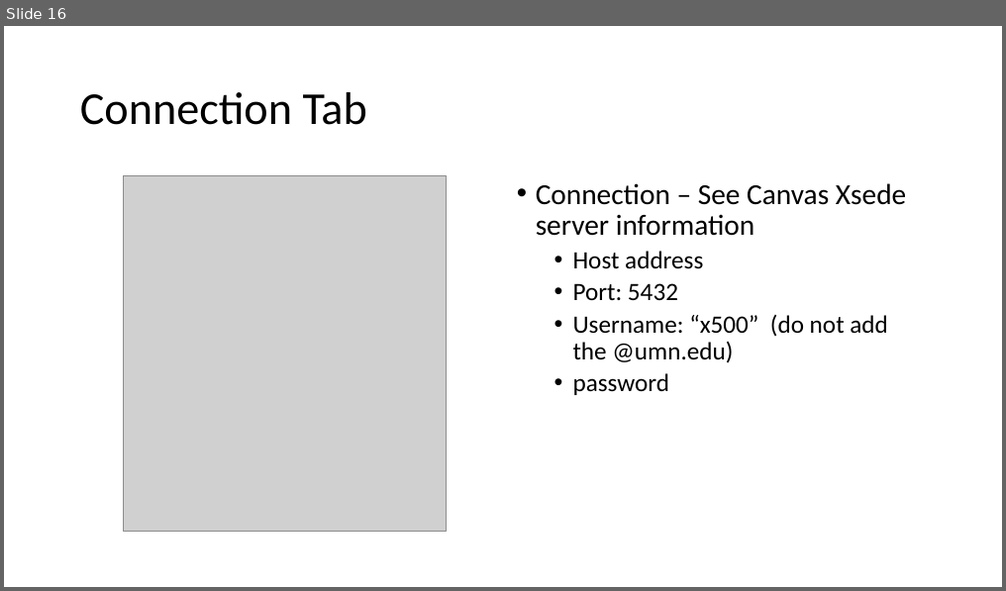
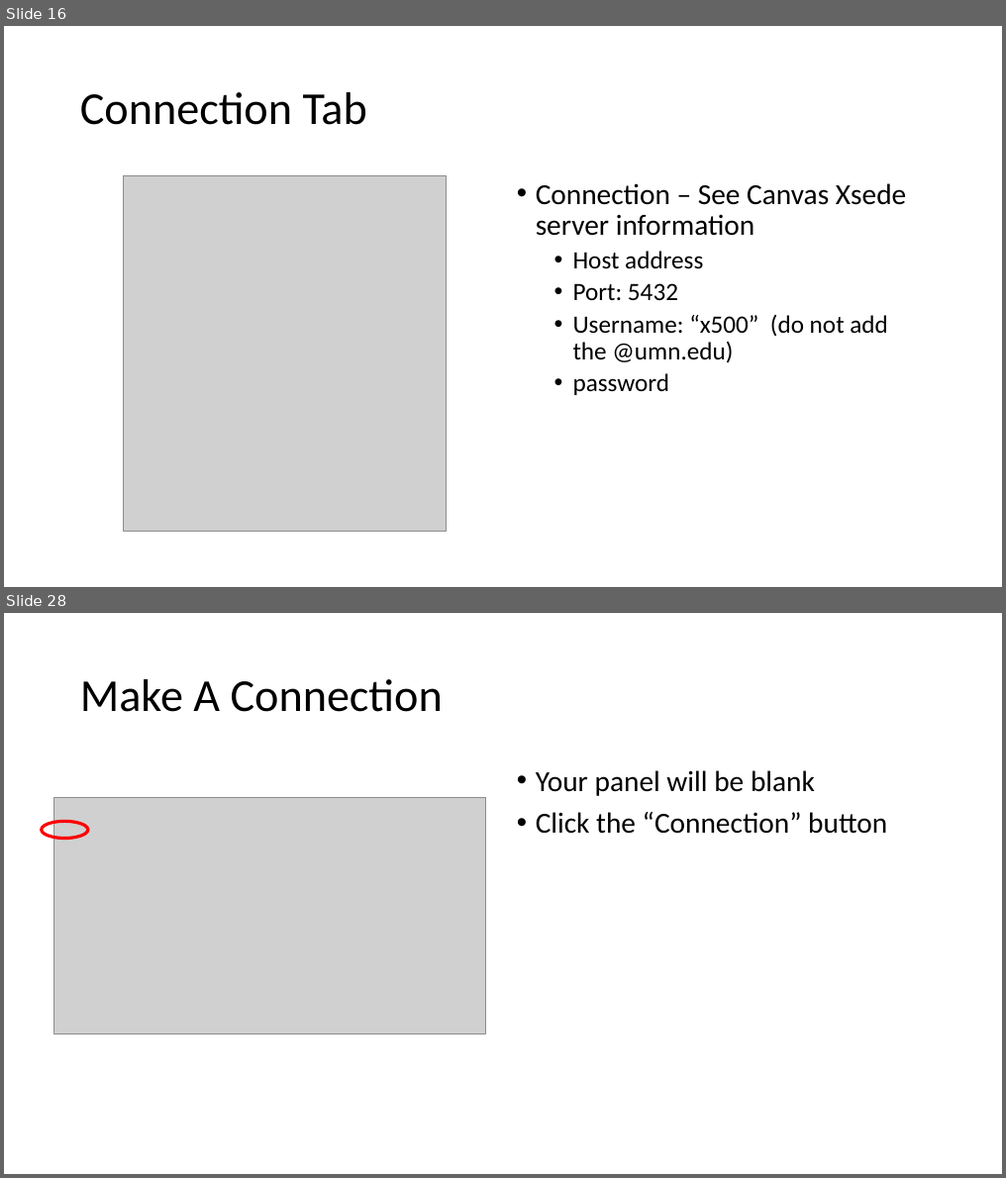
Before and after one commit to MGIS-UMN/GIS5577_week1, a slide deck: Installing Database Clients.odp. Shown one above the other, each under a label of ours: slide 16 before the commit, slides 16 and 28 after it; the slides between them are not shown. The pictures are 1006x591 and 1006x1178 pixels, drawn with LibreOffice and Linux fonts; fonts in the diff are those of the drawing; grey boxes stand for pictures. Boxes give left, top, right and bottom in pixels: in the first picture for what was removed or moved away, otherwise in the second. Text is boxed around its words. In the diff, an @@ line names an element or a change of style, - is before the commit and + after.

```diff
--- a/Installing Database Clients.odp
+++ b/Installing Database Clients.odp
@@ slide 28 added at (4,613,1002,1174), background #FFFFFF @@
@@ title added at (80,679,443,712), 44 pt, text #000000 @@
+Make A Connection
@@ text added at (536,770,887,834), 28 pt, text #000000 @@
+• Your panel will be blank
+• Click the “Connection” button
@@ picture added at (54,797,485,1035) @@
@@ freeform shape added at (42,821,88,839), outline #FF0000 3 pt @@
```
Also in this commit, not shown: 17 other slides added, 1 other file.
